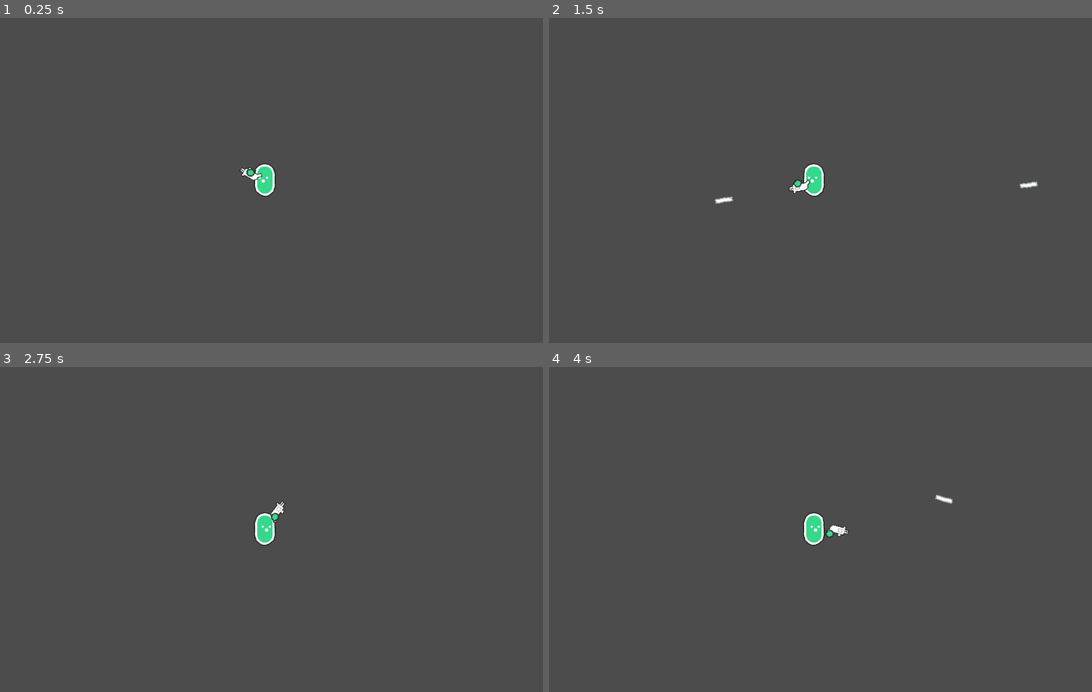
Above: before the commit, frames 1-4 (two rows, left to right).
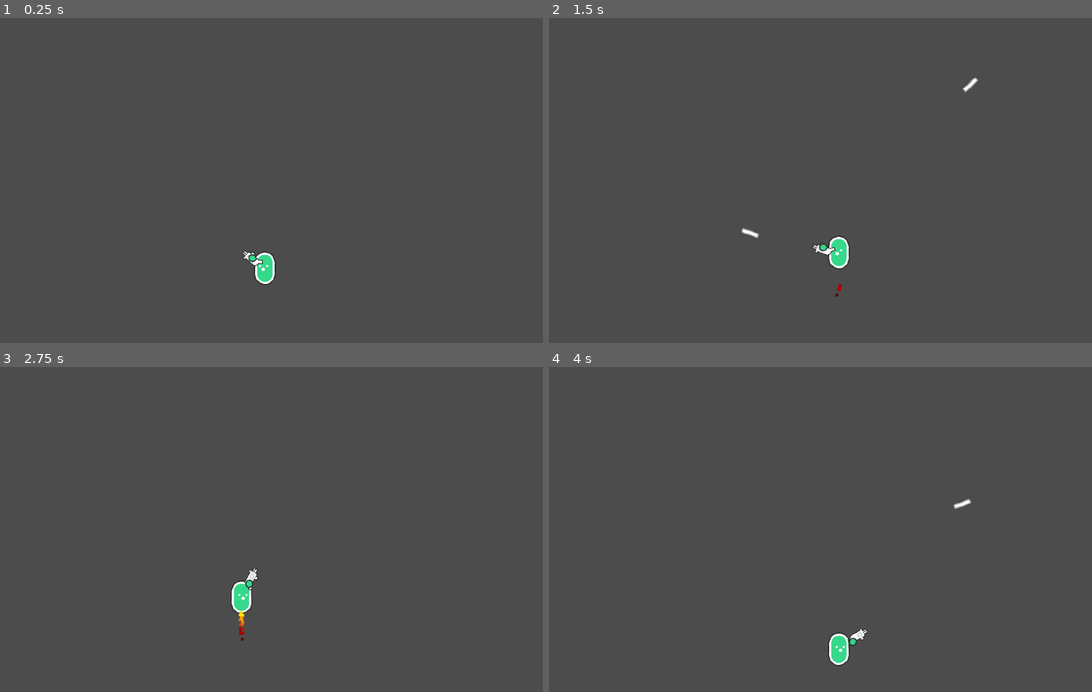
Above: after the commit, the same moments.

Repository: CASclark/godot_mpshooter
Game: Godot game, scene res://Player.tscn
Two runs of this game, one before a commit and one after it. Both use one fixed random seed, a clock stepped at 60 frames per second and the inputs below. This scene is started directly instead of the project's main scene.
Inputs (mouse positions are in pixels of both pictures, inside the frame that each line leads up to):
- Up to frame 1 (0.25 s): no input
- Up to frame 2 (1.5 s): move the mouse to (934, 164) at 0.52 s; hold W (jetpack) 0.53-1.28 s; hold Right (ui_right) from 0.53 s (still down); tap Space (jump) at 0.77 s; click (934, 164) at 0.8 s; move the mouse to (701, 196) at 1.27 s; click (701, 196) at 1.35 s
- Up to frame 3 (2.75 s): tap Space (jump) at 1.52 s; tap Q (soundcontrol, bound only after the commit) at 1.55, 2.1 s; move the mouse to (320, 458) at 2.02 s; release Right (ui_right) at 2.03 s; hold Left (ui_left) from 2.03 s (still down); hold W (jetpack) from 2.03 s (still down)
- Up to frame 4 (4 s): move the mouse to (787, 594) at 2.77 s; release Left (ui_left) at 2.78 s; release W (jetpack) at 2.78 s; hold Right (ui_right) from 2.78 s (still down); tap W (jetpack) at 2.85 s; tap Space (jump) at 3.02, 3.77 s; click (787, 594) at 3.05 s; move the mouse to (983, 578) at 3.52 s; click (983, 578) at 3.6 s; tap Q (soundcontrol, bound only after the commit) at 3.8 s

The runs differ from the first frame. In frame 1, 0.8% of the frame differs, in the area x 44-51%, y 44-83%; in frame 2, 1.0%, in the area x 30-91%, y 18-86%; in frame 3, 0.9%; in frame 4, 1.0%.

Commit message:
Added SFX and Music and fixed some issues ie.dropping quick

Diff:
--- a/godot_mpshooter/Player.tscn
+++ b/godot_mpshooter/Player.tscn
@@ -1,9 +1,11 @@
-[gd_scene load_steps=6 format=2]
+[gd_scene load_steps=8 format=2]
 
 [ext_resource path="res://Art/character_roundGreen.png" type="Texture" id=1]
 [ext_resource path="res://Scripts/Player.gd" type="Script" id=2]
 [ext_resource path="res://Art/item_gun.png" type="Texture" id=3]
 [ext_resource path="res://Art/character_handGreen.png" type="Texture" id=4]
+[ext_resource path="res://playgradient.tres" type="Gradient" id=5]
+[ext_resource path="res://Sounds/SFX.tscn" type="PackedScene" id=6]
 
 [sub_resource type="RectangleShape2D" id=1]
 extents = Vector2( 13, 28 )
@@ -38,4 +40,17 @@
 position = Vector2( 85, -12 )
 
 [node name="Camera2D" type="Camera2D" parent="."]
+offset = Vector2( 0, -150 )
 current = true
+smoothing_enabled = true
+
+[node name="Fire" type="CPUParticles2D" parent="."]
+position = Vector2( 0, 30 )
+amount = 20
+speed_scale = 3.75
+emission_shape = 1
+emission_sphere_radius = 3.75
+scale_amount = 5.0
+color_ramp = ExtResource( 5 )
+
+[node name="SFX" parent="." instance=ExtResource( 6 )]
--- a/godot_mpshooter/Scripts/Player.gd
+++ b/godot_mpshooter/Scripts/Player.gd
@@ -7,16 +7,23 @@
 export var jumpPower = -400
 export var jetpackPower = -150
 var jetpackJuice = 100   #gas for the jetpack
+onready var flames = $Fire
 
 #setting a reload for the gun
 export var bulletFull = 5
 var bulletCount = 5
 var reload = false
 
+
 var Bullet = preload("res://World Tiles/Bullet.tscn")
 
 func _physics_process(delta):
-	movement.y += 10
+
+
+
+
+
+	flames.emitting = false
 
 	var mouse_pos = get_global_mouse_position()   #these are the vars to set player flip
 	var player_pos = get_position()
@@ -35,13 +42,26 @@
 		if jetpackJuice > 0:	#whilst there is gas in the jetpack
 			movement.y = jetpackPower
 			jetpackJuice -= 1
+			flames.emitting = true
+			var MusicNode = $SFX/jetpack
+			MusicNode.play()
+
 
 	elif jetpackJuice < 100: #when you take off the button will add up until gets to 100
 			jetpackJuice += 2
 
+	if Input.is_action_just_released("jetpack"):
+		var MusicNode = $SFX/jetpack
+		MusicNode.stop()
+
 	if is_on_floor():
 		if Input.is_action_pressed("jump"):
 			movement.y = jumpPower
+	else:
+		movement.y += 10  #this fixes falling too quickly
+
+
+
 
 
 	move_and_slide(movement, UP)
@@ -49,6 +69,9 @@
 	if Input.is_action_just_pressed("shoot"):
 		if !reload: #if there are bullets remaining
 			shoot()
+		else:
+			var musicNode = $SFX/click
+			musicNode.play()
 
 	$hand.look_at(get_global_mouse_position())   #rememeber to move the center of rotation into the middle of the player
 	$gun.look_at(get_global_mouse_position())
@@ -60,13 +83,23 @@
 
 
 	if Input.is_action_just_pressed("reload"):
+		var musicNode = $SFX/gunreload
+		musicNode.play()
 		bulletCount = bulletFull
 		reload = false
+
 
 
 func shoot():
 	#Muzzle is the 2d position placed on the gun.
 	var b = Bullet.instance()
+	if bulletCount>1:
+		var musicNode = $SFX/peuw
+		musicNode.play()
+	elif bulletCount == 1:
+		var musicNode = $SFX/chink
+		musicNode.play()
+
 	b.start($gun/Muzzle.global_position, $gun.rotation)
 	get_parent().add_child(b)
 	bulletCount = bulletCount -1
--- /dev/null
+++ b/godot_mpshooter/Sounds/BackgroundMusic.tscn
@@ -0,0 +1,11 @@
+[gd_scene load_steps=2 format=2]
+
+[ext_resource path="res://Sounds/Chiptronical.ogg" type="AudioStream" id=1]
+
+[node name="BackgroundMusic" type="Node2D"]
+
+[node name="Chip" type="AudioStreamPlayer2D" parent="."]
+stream = ExtResource( 1 )
+volume_db = -10.0
+max_distance = 10000.0
+attenuation = 0.1
--- /dev/null
+++ b/godot_mpshooter/Sounds/SFX.tscn
@@ -0,0 +1,25 @@
+[gd_scene load_steps=6 format=2]
+
+[ext_resource path="res://Sounds/puew.ogg" type="AudioStream" id=1]
+[ext_resource path="res://Sounds/chink.ogg" type="AudioStream" id=2]
+[ext_resource path="res://Sounds/click.ogg" type="AudioStream" id=3]
+[ext_resource path="res://Sounds/gunreload.ogg" type="AudioStream" id=4]
+[ext_resource path="res://Sounds/jetpack.ogg" type="AudioStream" id=5]
+
+[node name="SFX" type="Node2D"]
+
+[node name="chink" type="AudioStreamPlayer2D" parent="."]
+stream = ExtResource( 2 )
+
+[node name="click" type="AudioStreamPlayer2D" parent="."]
+stream = ExtResource( 3 )
+
+[node name="jetpack" type="AudioStreamPlayer2D" parent="."]
+stream = ExtResource( 5 )
+
+[node name="gunreload" type="AudioStreamPlayer2D" parent="."]
+stream = ExtResource( 4 )
+volume_db = 4.0
+
+[node name="peuw" type="AudioStreamPlayer2D" parent="."]
+stream = ExtResource( 1 )
--- /dev/null
+++ b/godot_mpshooter/World.gd
@@ -0,0 +1,19 @@
+extends Node2D
+
+var musicPlay = true
+onready var musicNode = $BackgroundMusic/Chip
+
+func _ready():
+	musicNode.play()
+
+func _physics_process(delta):
+	if Input.is_action_just_pressed("soundcontrol"):
+		controlMusic()
+
+func controlMusic():
+	musicPlay = !musicPlay
+
+	if musicPlay:
+		musicNode.play()
+	else:
+		musicNode.stop()
--- a/godot_mpshooter/World.tscn
+++ b/godot_mpshooter/World.tscn
@@ -8,8 +8,11 @@
 [ext_resource path="res://World Tiles/Fence.tscn" type="PackedScene" id=6]
 [ext_resource path="res://World Tiles/Tree.tscn" type="PackedScene" id=7]
 [ext_resource path="res://World Tiles/Ledge.tscn" type="PackedScene" id=8]
+[ext_resource path="res://Sounds/BackgroundMusic.tscn" type="PackedScene" id=9]
+[ext_resource path="res://World.gd" type="Script" id=10]
 
 [node name="World" type="Node2D"]
+script = ExtResource( 10 )
 
 [node name="Player" parent="." instance=ExtResource( 1 )]
 position = Vector2( 121.937, 99 )
@@ -870,3 +873,5 @@
 
 [node name="Ledge3" parent="WorldParts" instance=ExtResource( 8 )]
 position = Vector2( 2140.06, 91.4455 )
+
+[node name="BackgroundMusic" parent="." instance=ExtResource( 9 )]
--- /dev/null
+++ b/godot_mpshooter/playgradient.tres
@@ -0,0 +1,5 @@
+[gd_resource type="Gradient" format=2]
+
+[resource]
+offsets = PoolRealArray( 0, 0.503311, 0.748344, 0.880795, 1, 28 )
+colors = PoolColorArray( 1, 0.913725, 0, 1, 0.972549, 0.478431, 0, 1, 0.668785, 0, 0, 1, 0.670588, 0, 0, 1, 0.0117188, 0.0117188, 0.0117188, 1, 0, 0, 0, 1 )
--- a/godot_mpshooter/project.godot
+++ b/godot_mpshooter/project.godot
@@ -21,6 +21,13 @@
 
 [input]
 
+ui_accept={
+"deadzone": 0.5,
+"events": [ Object(InputEventKey,"resource_local_to_scene":false,"resource_name":"","device":0,"alt":false,"shift":false,"control":false,"meta":false,"command":false,"pressed":false,"scancode":16777221,"unicode":0,"echo":false,"script":null)
+, Object(InputEventKey,"resource_local_to_scene":false,"resource_name":"","device":0,"alt":false,"shift":false,"control":false,"meta":false,"command":false,"pressed":false,"scancode":16777222,"unicode":0,"echo":false,"script":null)
+, Object(InputEventJoypadButton,"resource_local_to_scene":false,"resource_name":"","device":0,"button_index":0,"pressure":0.0,"pressed":false,"script":null)
+ ]
+}
 ui_left={
 "deadzone": 0.5,
 "events": [ Object(InputEventKey,"resource_local_to_scene":false,"resource_name":"","device":0,"alt":false,"shift":false,"control":false,"meta":false,"command":false,"pressed":false,"scancode":16777231,"unicode":0,"echo":false,"script":null)
@@ -53,6 +60,12 @@
 reload={
 "deadzone": 0.5,
 "events": [ Object(InputEventKey,"resource_local_to_scene":false,"resource_name":"","device":0,"alt":false,"shift":false,"control":false,"meta":false,"command":false,"pressed":false,"scancode":83,"unicode":0,"echo":false,"script":null)
+, Object(InputEventMouseButton,"resource_local_to_scene":false,"resource_name":"","device":0,"alt":false,"shift":false,"control":false,"meta":false,"command":false,"button_mask":0,"position":Vector2( 0, 0 ),"global_position":Vector2( 0, 0 ),"factor":1.0,"button_index":2,"pressed":false,"doubleclick":false,"script":null)
+ ]
+}
+soundcontrol={
+"deadzone": 0.5,
+"events": [ Object(InputEventKey,"resource_local_to_scene":false,"resource_name":"","device":0,"alt":false,"shift":false,"control":false,"meta":false,"command":false,"pressed":false,"scancode":81,"unicode":0,"echo":false,"script":null)
  ]
 }
 
Not shown, added: godot_mpshooter/Sounds/Chiptronical.ogg.import
Not shown, added: godot_mpshooter/Sounds/chink.ogg.import
Not shown, added: godot_mpshooter/Sounds/click.ogg.import
Not shown, added: godot_mpshooter/Sounds/gunreload.ogg.import
Not shown, added: godot_mpshooter/Sounds/jetpack.ogg.import
Not shown, added: godot_mpshooter/Sounds/puew.ogg.import
Not shown: 1 places in godot_mpshooter/World.tscn that only renumber resources
Not shown, added: godot_mpshooter/Sounds/Chiptronical.ogg
Not shown, added: godot_mpshooter/Sounds/chink.ogg
Not shown, added: godot_mpshooter/Sounds/click.ogg
Not shown, added: godot_mpshooter/Sounds/gunreload.ogg
Not shown, added: godot_mpshooter/Sounds/jetpack.ogg
(and 1 more such lines)
